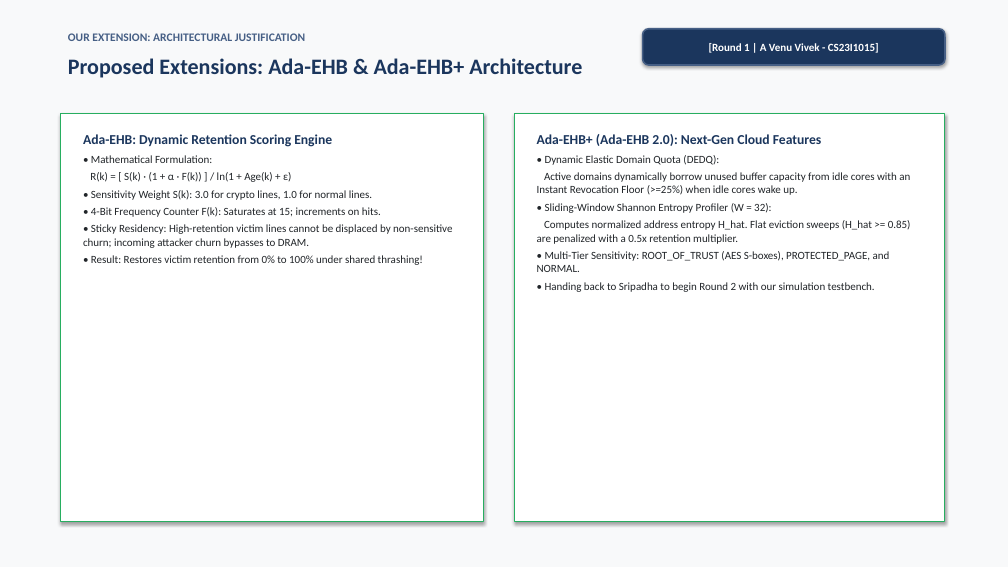
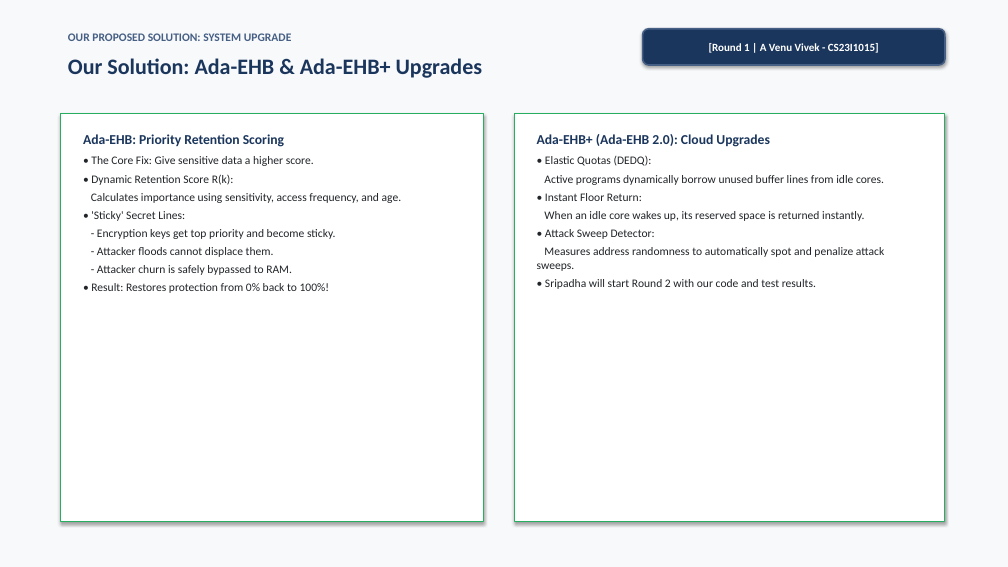
Before and after one commit to Sripadh16/IS-project, a slide deck: slide 10 of TreasureCache_Presentation.pptx. Drawn at 1008x567 pixels with LibreOffice and Linux fonts; fonts in the diff are those of the drawing. Boxes give left, top, right and bottom in pixels: in the first picture for what was removed or moved away, otherwise in the second. Text is boxed around its words. In the diff, an @@ line names an element or a change of style, - is before the commit and + after.

```diff
--- a/TreasureCache_Presentation.pptx
+++ b/TreasureCache_Presentation.pptx
@@ text at (68,58,483,78): text changed @@
-Proposed Extensions: Ada-EHB & Ada-EHB+ Architecture
+Our Solution: Ada-EHB & Ada-EHB+ Upgrades
@@ text at (68,33,292,41): text changed @@
-OUR EXTENSION: ARCHITECTURAL JUSTIFICATION
+OUR PROPOSED SOLUTION: SYSTEM UPGRADE
@@ text at (83,134,402,293): text changed; size 10.5 to 11 pt @@
-Ada-EHB: Dynamic Retention Scoring Engine
-• Mathematical Formulation:
-R(k) = [ S(k) · (1 + α · F(k)) ] / ln(1 + Age(k) + ε)
-• Sensitivity Weight S(k): 3.0 for crypto lines, 1.0 for normal lines.
-• 4-Bit Frequency Counter F(k): Saturates at 15; increments on hits.
-• Sticky Residency: High-retention victim lines cannot be displaced by non-sensitive churn; incoming attacker churn bypasses to DRAM.
-• Result: Restores victim retention from 0% to 100% under shared thrashing!
+Ada-EHB: Priority Retention Scoring
+• The Core Fix: Give sensitive data a higher score.
+• Dynamic Retention Score R(k):
+Calculates importance using sensitivity, access frequency, and age.
+• 'Sticky' Secret Lines:
+- Encryption keys get top priority and become sticky.
+- Attacker floods cannot displace them.
+- Attacker churn is safely bypassed to RAM.
+• Result: Restores protection from 0% back to 100%!
@@ text at (537,134,884,289): text changed; size 10.5 to 11 pt @@
-Ada-EHB+ (Ada-EHB 2.0): Next-Gen Cloud Features
-• Dynamic Elastic Domain Quota (DEDQ):
-Active domains dynamically borrow unused buffer capacity from idle cores with an Instant Revocation Floor (>=25%) when idle cores wake up.
-• Sliding-Window Shannon Entropy Profiler (W = 32):
-Computes normalized address entropy H_hat. Flat eviction sweeps (H_hat >= 0.85) are penalized with a 0.5x retention multiplier.
-• Multi-Tier Sensitivity: ROOT_OF_TRUST (AES S-boxes), PROTECTED_PAGE, and NORMAL.
-• Handing back to Sripadha to begin Round 2 with our simulation testbench.
+Ada-EHB+ (Ada-EHB 2.0): Cloud Upgrades
+• Elastic Quotas (DEDQ):
+Active programs dynamically borrow unused buffer lines from idle cores.
+• Instant Floor Return:
+When an idle core wakes up, its reserved space is returned instantly.
+• Attack Sweep Detector:
+Measures address randomness to automatically spot and penalize attack sweeps.
+• Sripadha will start Round 2 with our code and test results.
```
Also in this commit, not shown: 19 other slides changed, 5 other files.
